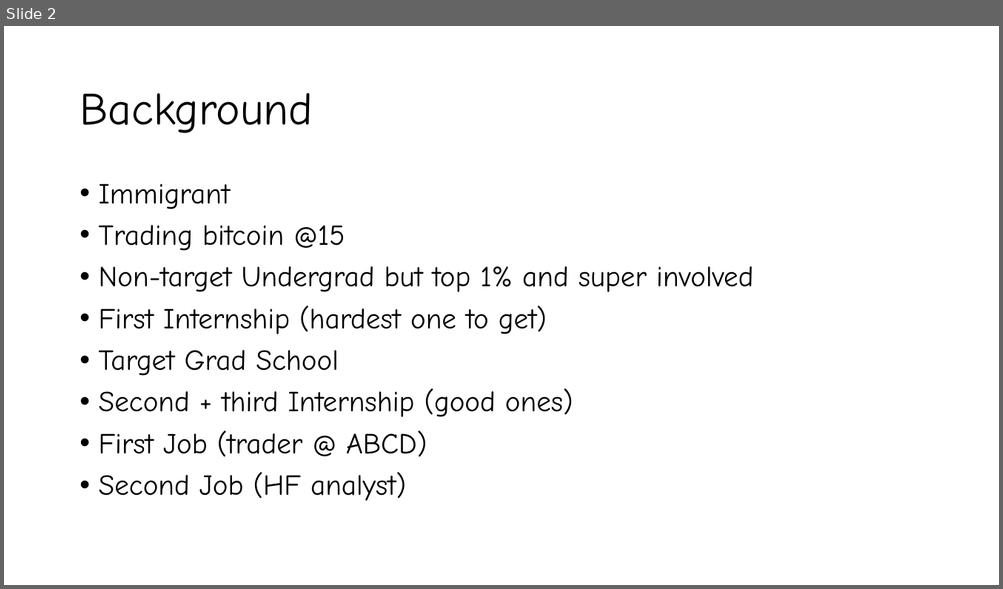
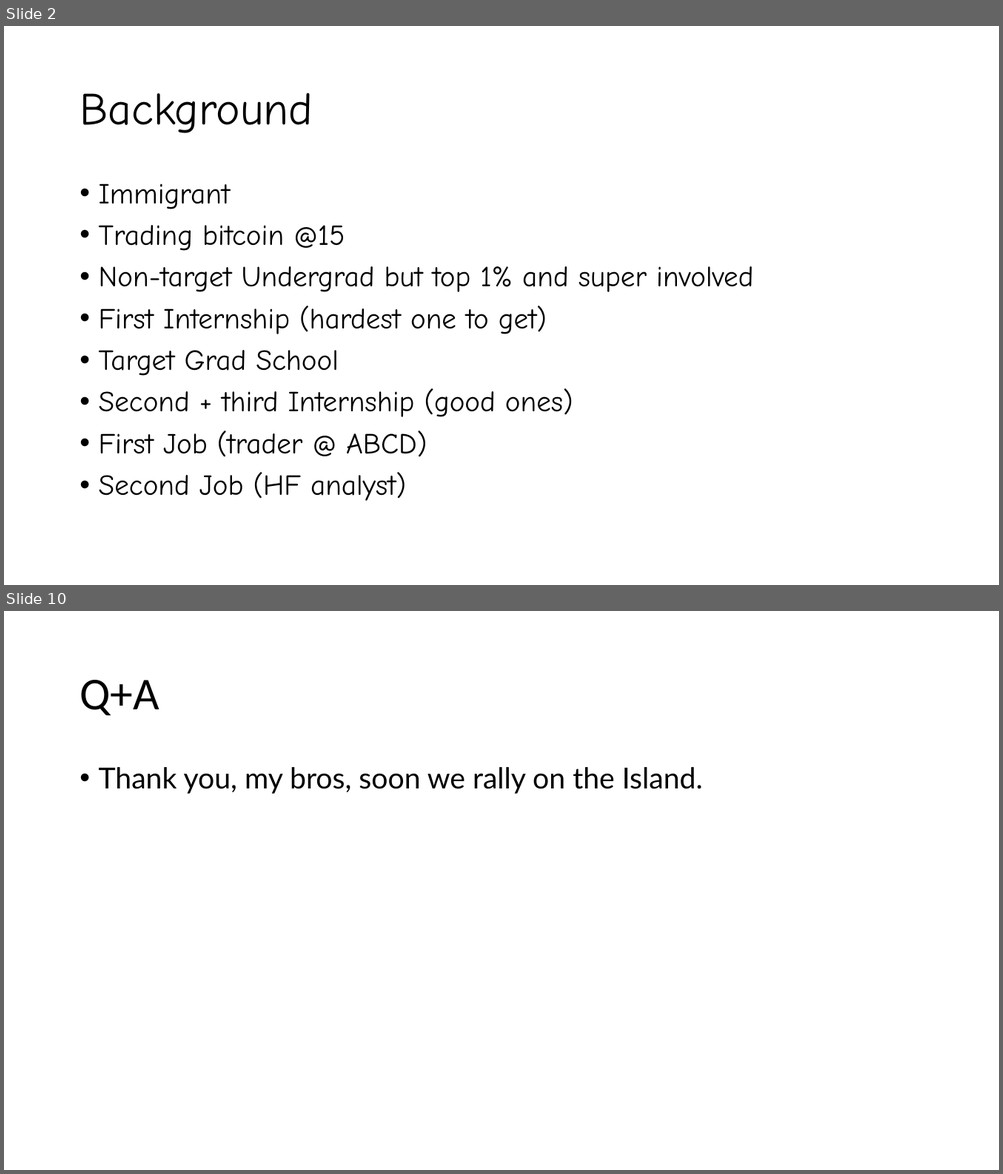
Before and after one commit to valazeinali/Valatility, a slide deck: VALATILITY/Powerpoints/Valatility_Stream_1_Slides.pptx. Shown one above the other, each under a label of ours: slide 2 before the commit, slides 2 and 10 after it; the slides between them are not shown. The pictures are 1003x589 and 1003x1174 pixels, drawn with LibreOffice and Linux fonts; fonts in the diff are those of the drawing. Boxes give left, top, right and bottom in pixels: in the first picture for what was removed or moved away, otherwise in the second. Text is boxed around its words. In the diff, an @@ line names an element or a change of style, - is before the commit and + after.

```diff
--- a/VALATILITY/Powerpoints/Valatility_Stream_1_Slides.pptx
+++ b/VALATILITY/Powerpoints/Valatility_Stream_1_Slides.pptx
@@ slide 10 added at box(4, 611, 999, 1170), background #FFFFFF @@
@@ title added at box(79, 680, 159, 715), 44 pt, text #000000 @@
+Q+A
@@ text added at box(99, 767, 703, 794), 28 pt, text #000000 @@
+• Thank you, my bros, soon we rally on the Island.
```
Also in this commit, not shown: 7 other slides added, 1 slide removed.
